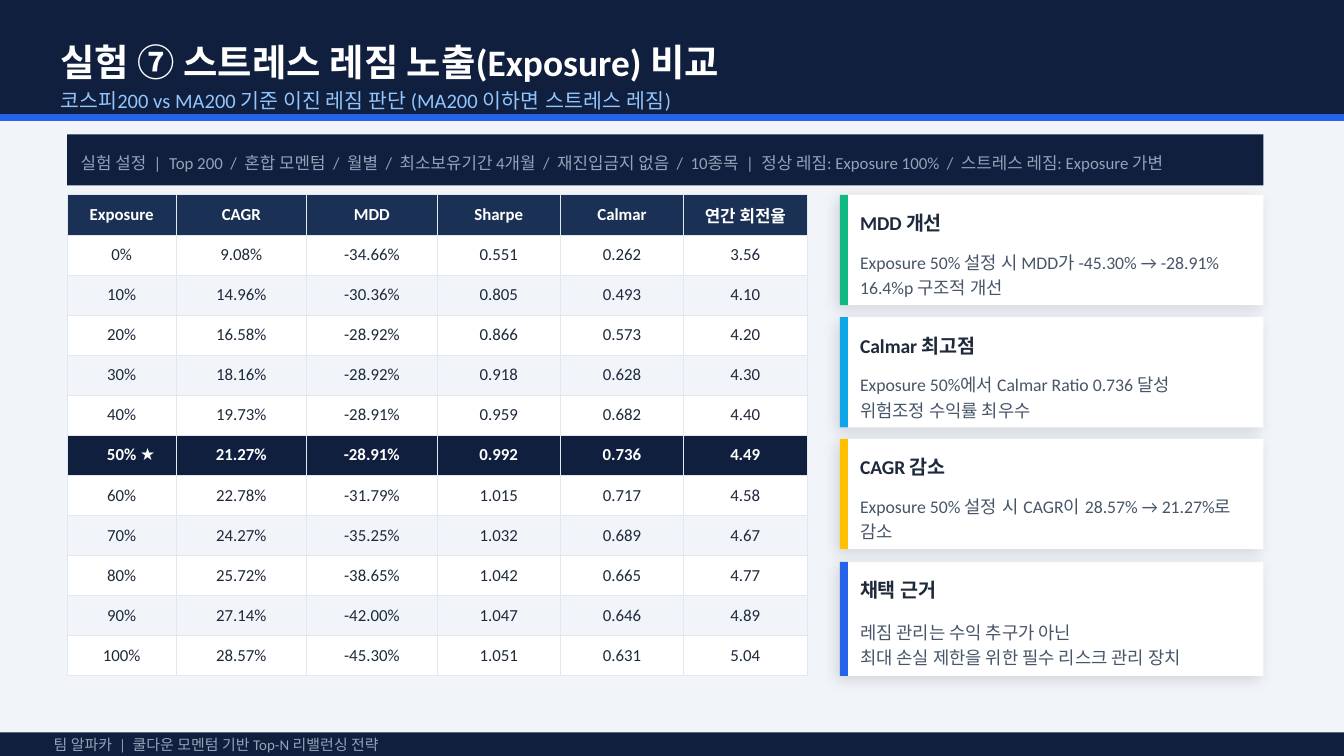
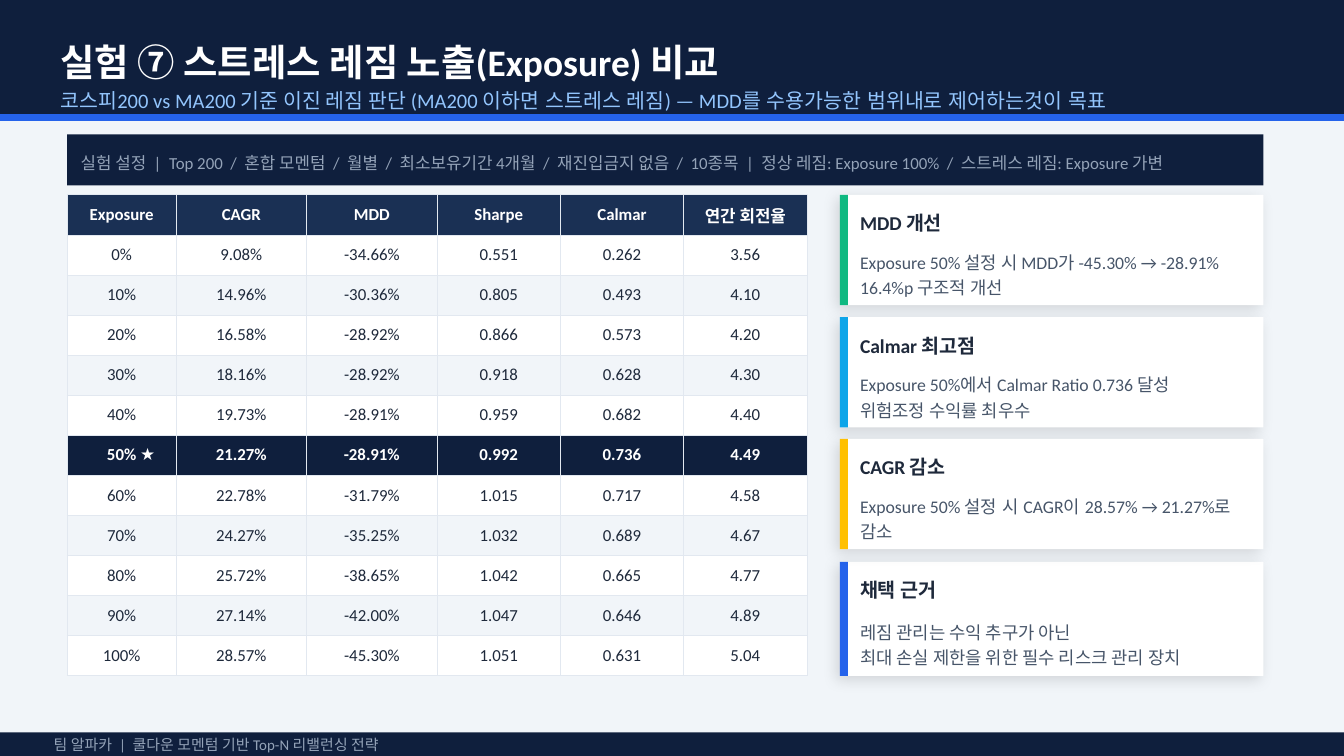
Before and after one commit to pdhman/KDT-AI-, a slide deck: slide 16 of 1조_결과보고서_알파카_쿨다운모멘텀전략.pptx. Drawn at 1344x756 pixels with LibreOffice and Linux fonts; fonts in the diff are those of the drawing. Boxes give left, top, right and bottom in pixels: in the first picture for what was removed or moved away, otherwise in the second. Text is boxed around its words. In the diff, an @@ line names an element or a change of style, - is before the commit and + after.

```diff
--- a/1조_결과보고서_알파카_쿨다운모멘텀전략.pptx
+++ b/1조_결과보고서_알파카_쿨다운모멘텀전략.pptx
@@ text at [60,91,1106,111]: text changed @@
-코스피200 vs MA200 기준 이진 레짐 판단 (MA200 이하면 스트레스 레짐)
+코스피200 vs MA200 기준 이진 레짐 판단 (MA200 이하면 스트레스 레짐) — MDD를 수용가능한 범위내로 제어하는것이 목표
```
Also in this commit, not shown: 10 other slides changed, 2 other files.
